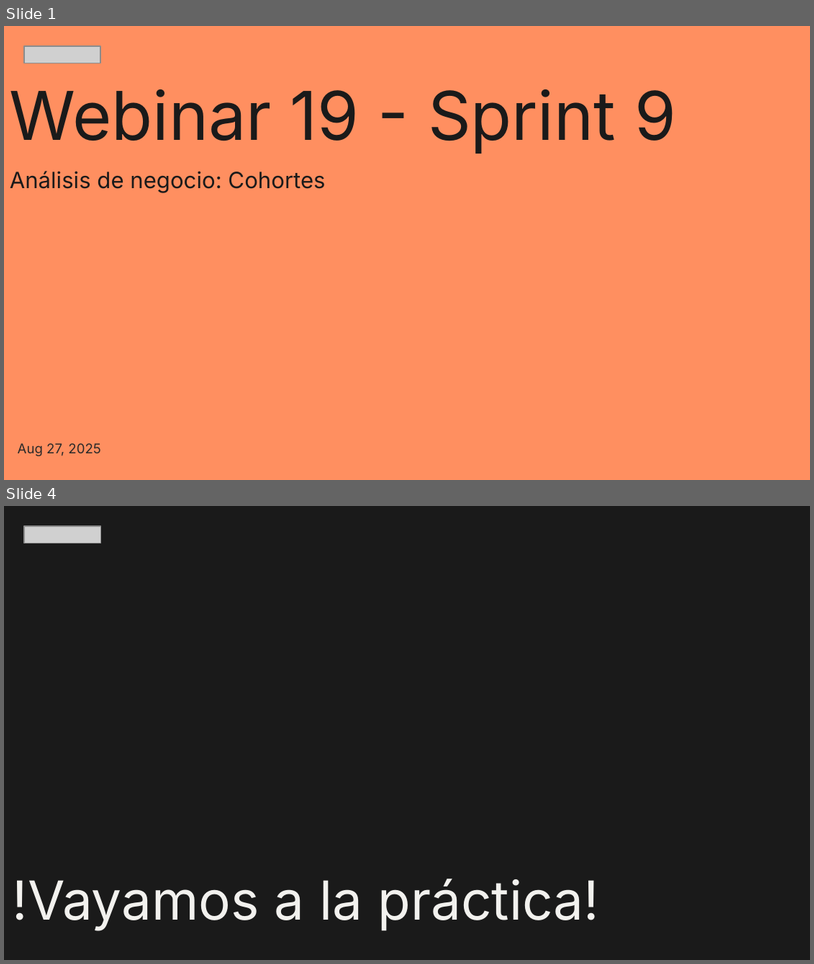
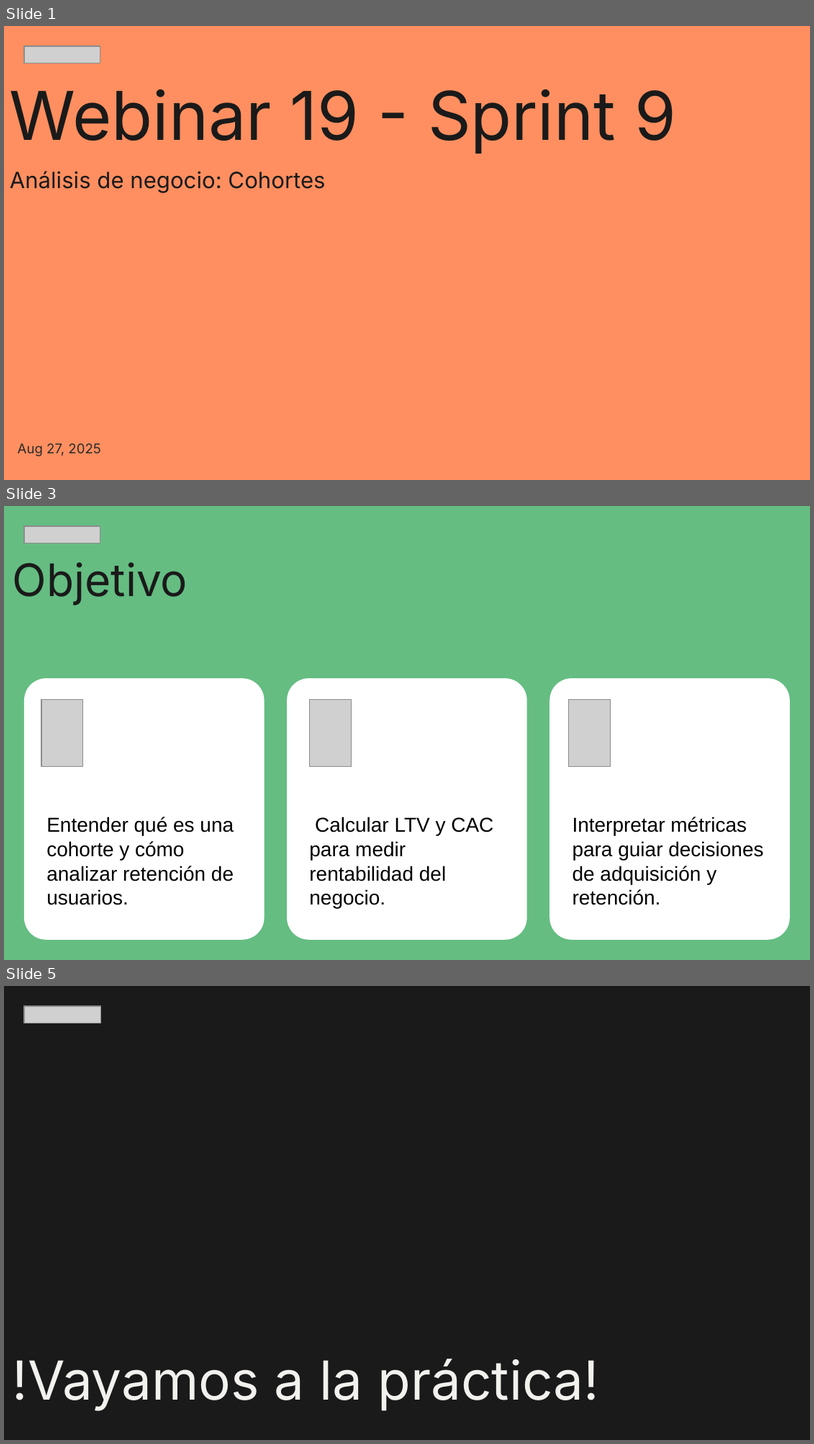
Before and after one commit to zyntonyson/bootcamp_ds_da, a slide deck: 09-da-analisis-negocio/19-analisis-de-cohortes.pptx. Shown one above the other, each under a label of ours: slides 1 and 4 before the commit, slides 1, 3 and 5 after it; the slides between them are not shown. The pictures are 814x964 and 814x1444 pixels, drawn with LibreOffice and Linux fonts; fonts in the diff are those of the drawing; grey boxes stand for pictures. Boxes give left, top, right and bottom in pixels: in the first picture for what was removed or moved away, otherwise in the second. Text is boxed around its words. In the diff, an @@ line names an element or a change of style, - is before the commit and + after.

```diff
--- a/09-da-analisis-negocio/19-analisis-de-cohortes.pptx
+++ b/09-da-analisis-negocio/19-analisis-de-cohortes.pptx
@@ slide 3 added at <box>4,506,810,960</box>, background #65BD82 @@
@@ picture added at <box>24,526,100,543</box> @@
@@ title added at <box>13,562,188,605</box>, 40 pt, text #1A1A1A @@
+Objetivo
@@ rounded rectangle added at <box>24,679,265,940</box>, fill #FFFFFF, 18 pt, text #000000 @@
+Entender qué es una cohorte y cómo analizar retención de usuarios.
@@ picture added at <box>41,700,83,767</box> @@
@@ rounded rectangle added at <box>287,679,527,940</box>, fill #FFFFFF, 18 pt, text #000000 @@
+Calcular LTV y CAC para medir rentabilidad del negocio.
@@ picture added at <box>309,700,352,767</box> @@
@@ rounded rectangle added at <box>550,679,790,940</box>, fill #FFFFFF, 18 pt, text #000000 @@
+Interpretar métricas para guiar decisiones de adquisición y retención.
@@ picture added at <box>569,700,611,767</box> @@
@@ what was slide 4 is now slide 5 @@
```
Also in this commit, not shown: 1 slide changed, 1 other slide added, 1 slide removed, 2 other files.
